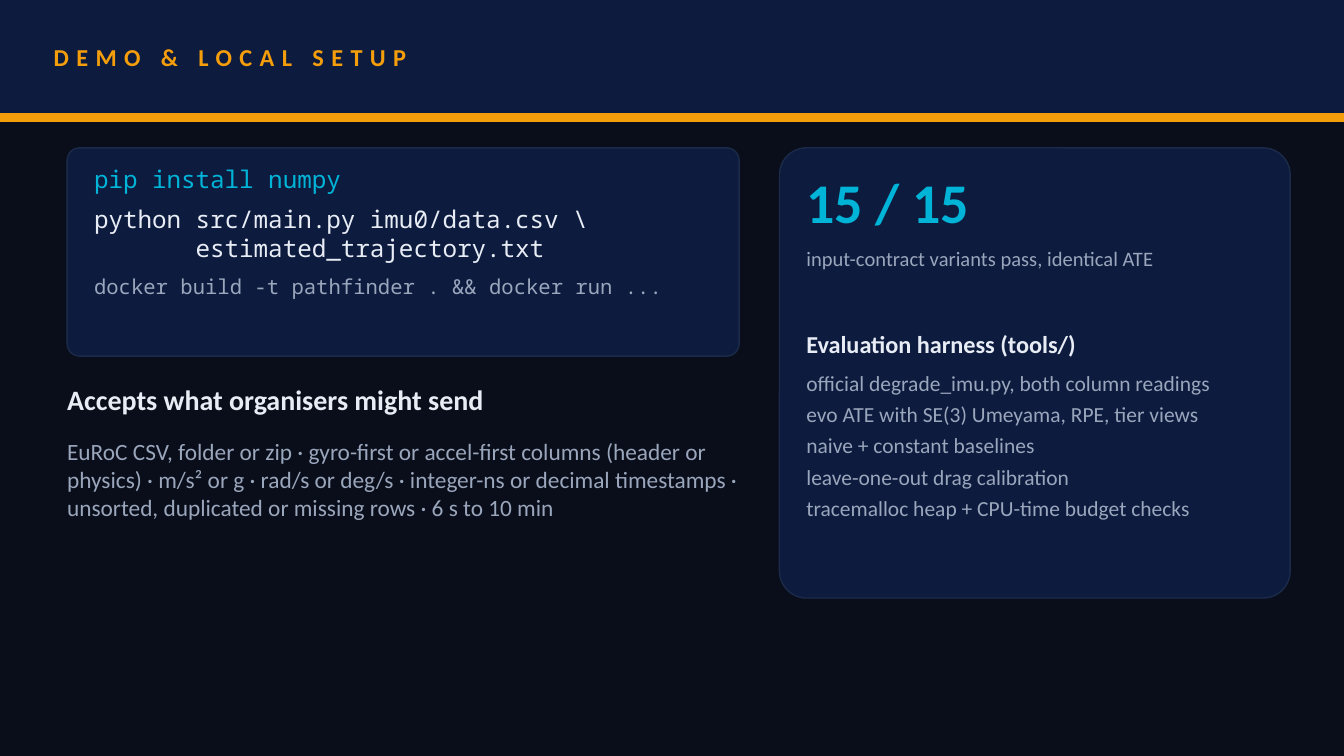
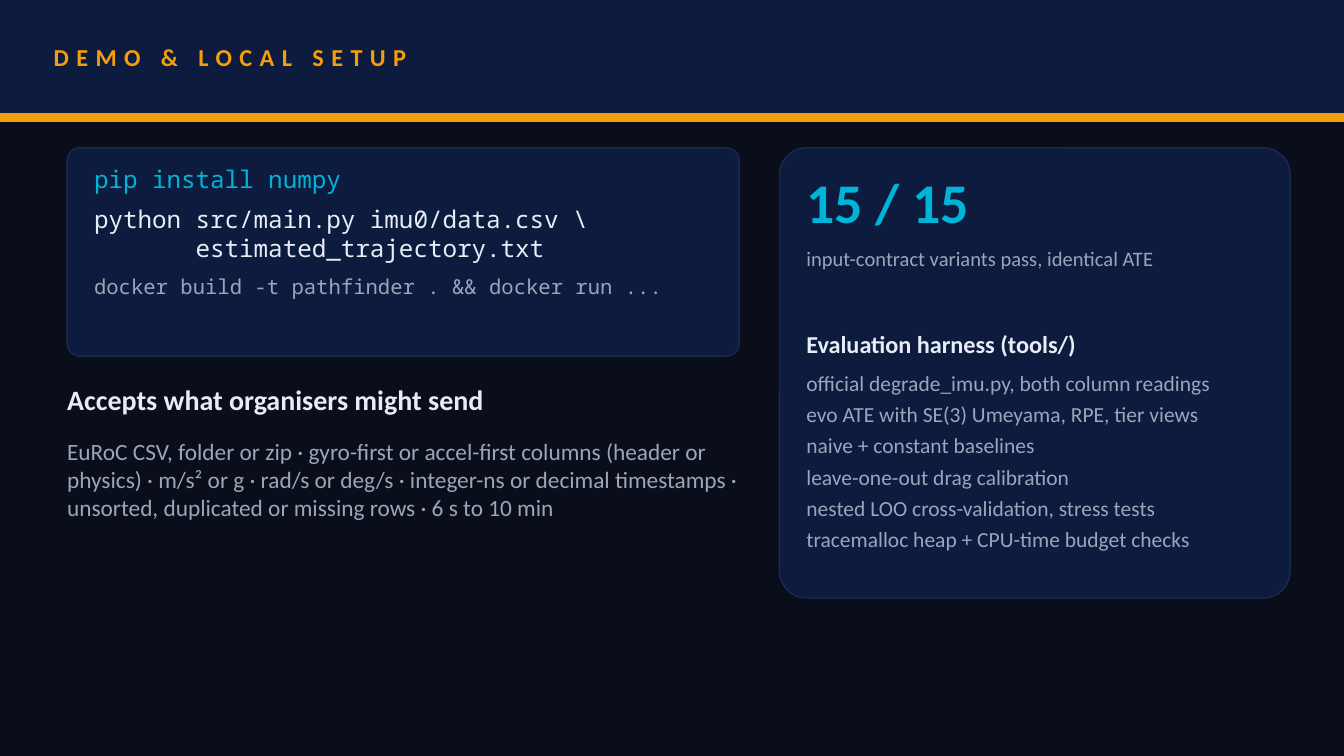
Before and after one commit to RaktimChandra/pathfinder, a slide deck: slide 7 of deck/SRMIST_vortexxx.pptx. Drawn at 1344x756 pixels with LibreOffice and Linux fonts; fonts in the diff are those of the drawing. Boxes give left, top, right and bottom in pixels: in the first picture for what was removed or moved away, otherwise in the second. Text is boxed around its words. In the diff, an @@ line names an element or a change of style, - is before the commit and + after.

```diff
--- a/deck/SRMIST_vortexxx.pptx
+++ b/deck/SRMIST_vortexxx.pptx
@@ text at <box>806,501,1155,519</box>: paragraph added @@
+nested LOO cross-validation, stress tests
```
Also in this commit, not shown: 3 other slides changed, 26 other files.
